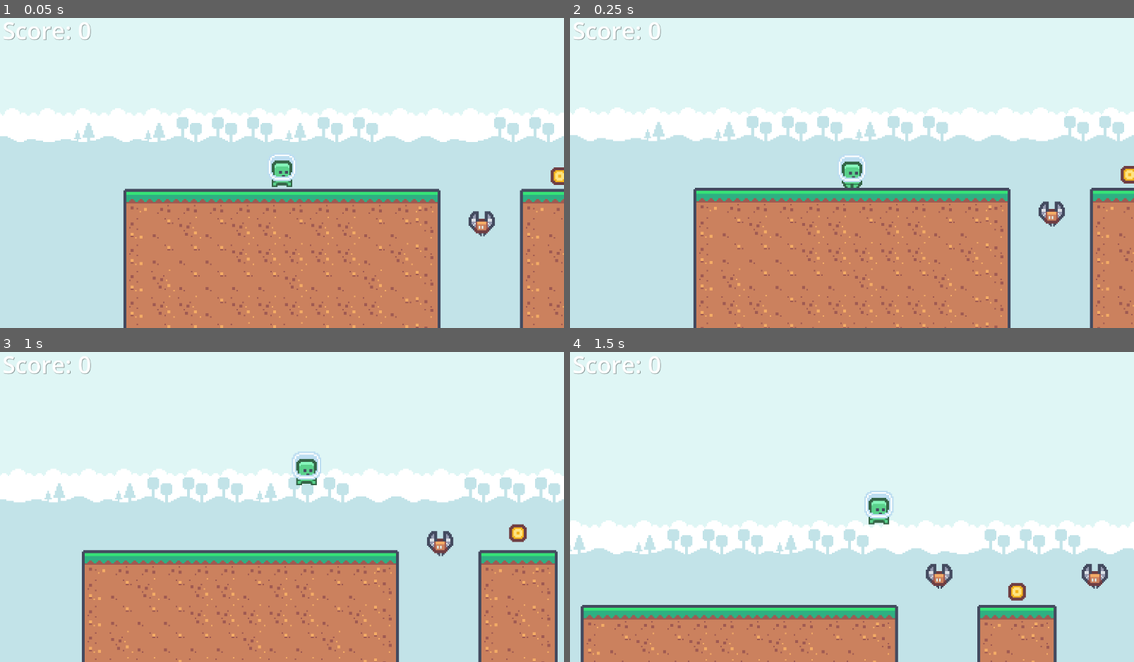
Above: before the commit, frames 1-4 (two rows, left to right).
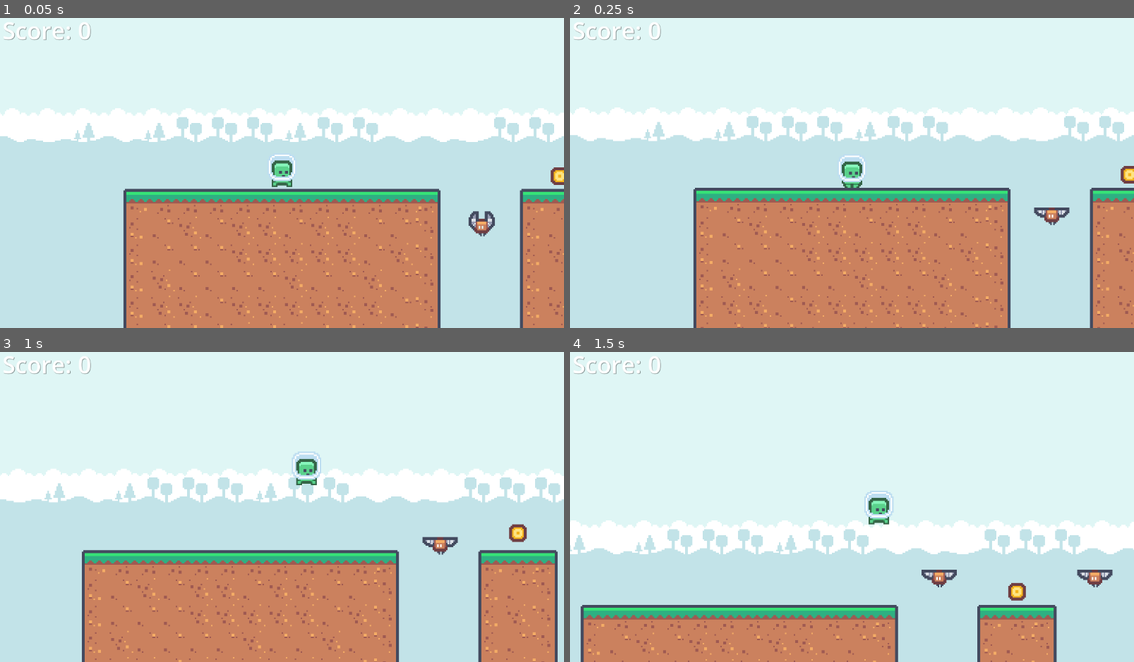
Above: after the commit, the same moments.

Repository: Truperton/Godot-2D-Platformer
Game: Godot game, scene res://Scenes/Level 1.tscn
The game is run twice, just before and just after one commit, with the same random seed, the same clock (stepped at 60 frames per second) and the same inputs.
Inputs:
- Up to frame 1 (0.05 s): no input
- Up to frame 2 (0.25 s): no input
- Up to frame 3 (1 s): hold Right from 0.53 s (still down); tap Up at 0.77 s
- Up to frame 4 (1.5 s): keep holding Right

Frame 1 is identical in both runs. In frame 2, 0.2% of the frame differs, in the area x 82-89%, y 59-68%; in frame 3, 0.2%; in frame 4, 0.4%, in the area x 62-97%, y 68-77%.

Commit message:
Added animations to bat enemy.

Diff:
--- a/Scenes/Prefabs/Characters/Enemy.tscn
+++ b/Scenes/Prefabs/Characters/Enemy.tscn
@@ -11,7 +11,7 @@
 
 [node name="AnimatedSprite2D" type="AnimatedSprite2D" parent="."]
 sprite_frames = ExtResource("2_7mofs")
-frame_progress = 0.710872
+frame_progress = 0.342218
 
 [node name="CollisionShape2D" type="CollisionShape2D" parent="."]
 position = Vector2(0, 1)
--- /dev/null
+++ b/Scenes/Prefabs/Characters/Enemy_Bat.tscn
@@ -0,0 +1,55 @@
+[gd_scene load_steps=4 format=3 uid="uid://3fw1ffssakvf"]
+
+[ext_resource type="SpriteFrames" uid="uid://cqt2iyw5i08im" path="res://Sprites/Characters/Enemy_Bat Sprite Frames.tres" id="1_joujj"]
+
+[sub_resource type="GDScript" id="GDScript_2sf5w"]
+script/source = "extends CharacterBody2D
+
+@export var move_speed : float = 30
+@export var move_direction : Vector2
+
+var start_pos : Vector2
+var end_pos : Vector2
+# Called when the node enters the scene tree for the first time.
+func _ready() -> void:
+	start_pos = global_position
+	end_pos = global_position + move_direction
+
+
+# Called every frame. 'delta' is the elapsed time since the previous frame.
+func _process(delta: float) -> void:
+	global_position = global_position.move_toward(end_pos, move_speed * delta)
+
+	if global_position == end_pos:
+		var temp_pos : Vector2 = start_pos
+		start_pos = end_pos
+		end_pos = temp_pos
+
+	if velocity.length() > 0:
+		$AnimatedSprite2D.play()
+	else:
+		$AnimatedSprite2D.stop()
+
+	if velocity.x < 0:
+		$AnimatedSprite2D.flip_h = false
+	elif velocity.x > 0:
+		$AnimatedSprite2D.flip_h = true
+
+func _on_body_entered(body: Node2D) -> void:
+	if body.is_in_group(\"Player\"):
+		body.game_over()
+"
+
+[sub_resource type="CircleShape2D" id="CircleShape2D_ti5i1"]
+radius = 6.0
+
+[node name="Bat Enemy" type="CharacterBody2D"]
+script = SubResource("GDScript_2sf5w")
+
+[node name="AnimatedSprite2D" type="AnimatedSprite2D" parent="."]
+sprite_frames = ExtResource("1_joujj")
+frame_progress = 0.589456
+
+[node name="CollisionShape2D" type="CollisionShape2D" parent="."]
+position = Vector2(0, 1)
+shape = SubResource("CircleShape2D_ti5i1")
--- a/Scripts/enemy.gd
+++ b/Scripts/enemy.gd
@@ -5,11 +5,12 @@
 
 var start_pos : Vector2
 var end_pos : Vector2
+
 # Called when the node enters the scene tree for the first time.
 func _ready() -> void:
 	start_pos = global_position
 	end_pos = global_position + move_direction
-
+	$AnimatedSprite2D.play()
 
 # Called every frame. 'delta' is the elapsed time since the previous frame.
 func _process(delta: float) -> void:
@@ -20,6 +21,12 @@
 		start_pos = end_pos
 		end_pos = temp_pos
 
+		if end_pos.x - start_pos.x > 0:
+			$AnimatedSprite2D.flip_h = true
+		else:
+			$AnimatedSprite2D.flip_h = false
+
+
 func _on_body_entered(body: Node2D) -> void:
 	if body.is_in_group("Player"):
 		body.game_over()
